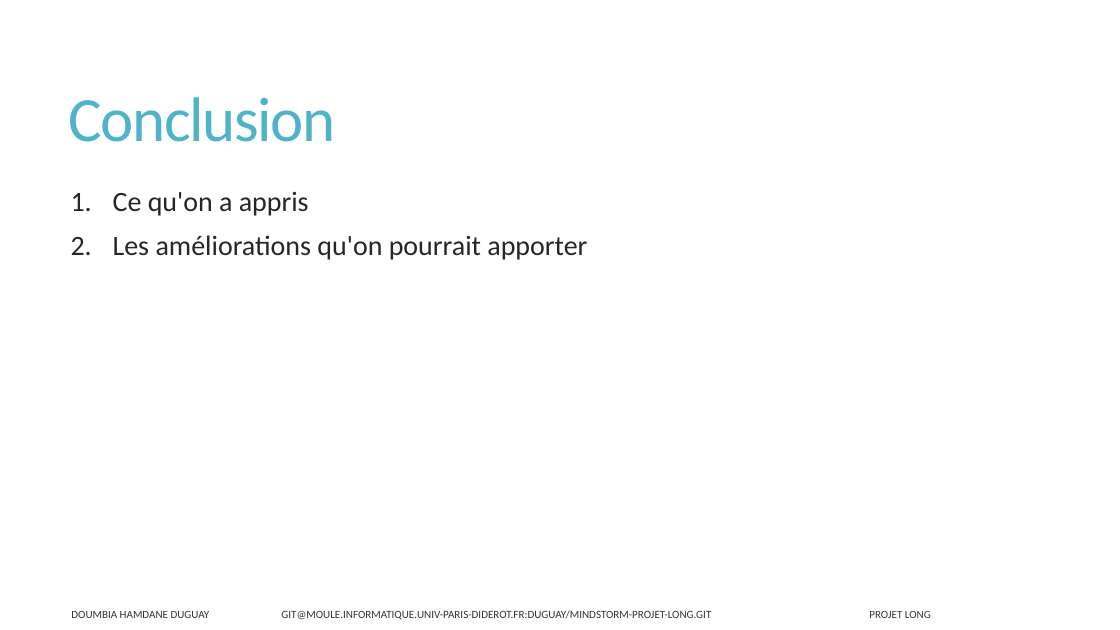
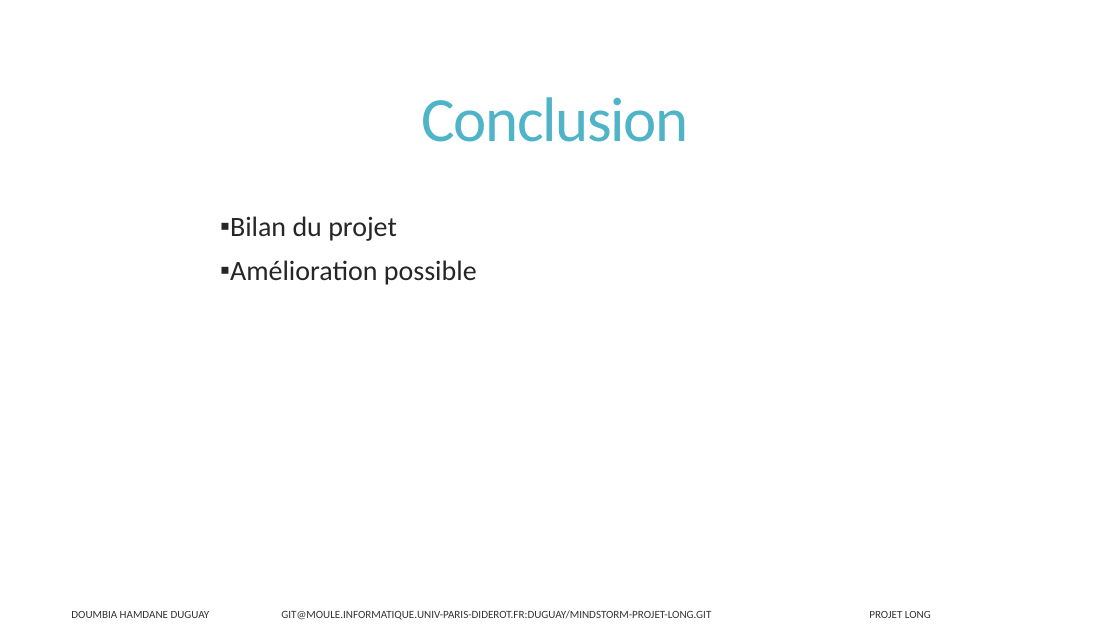
Before and after one commit to DoumbiaAmadou/mindstorm2014, a slide deck: slide 10 of Presentation_nxt.pptx. Drawn at 1120x630 pixels with LibreOffice and Linux fonts; fonts in the diff are those of the drawing. Boxes give left, top, right and bottom in pixels: in the first picture for what was removed or moved away, otherwise in the second. Text is boxed around its words. In the diff, an @@ line names an element or a change of style, - is before the commit and + after.

```diff
--- a/Presentation_nxt.pptx
+++ b/Presentation_nxt.pptx
@@ title "Conclusion" at (x1=422, y1=97, x2=689, y2=142): alignment left to centre @@
@@ text at (x1=230, y1=216, x2=477, y2=285): text changed @@
-1. Ce qu'on a appris
-2. Les améliorations qu'on pourrait apporter
+▪ Bilan du projet
+▪ Amélioration possible
```
Also in this commit, not shown: 4 other slides changed, 1 other file.
